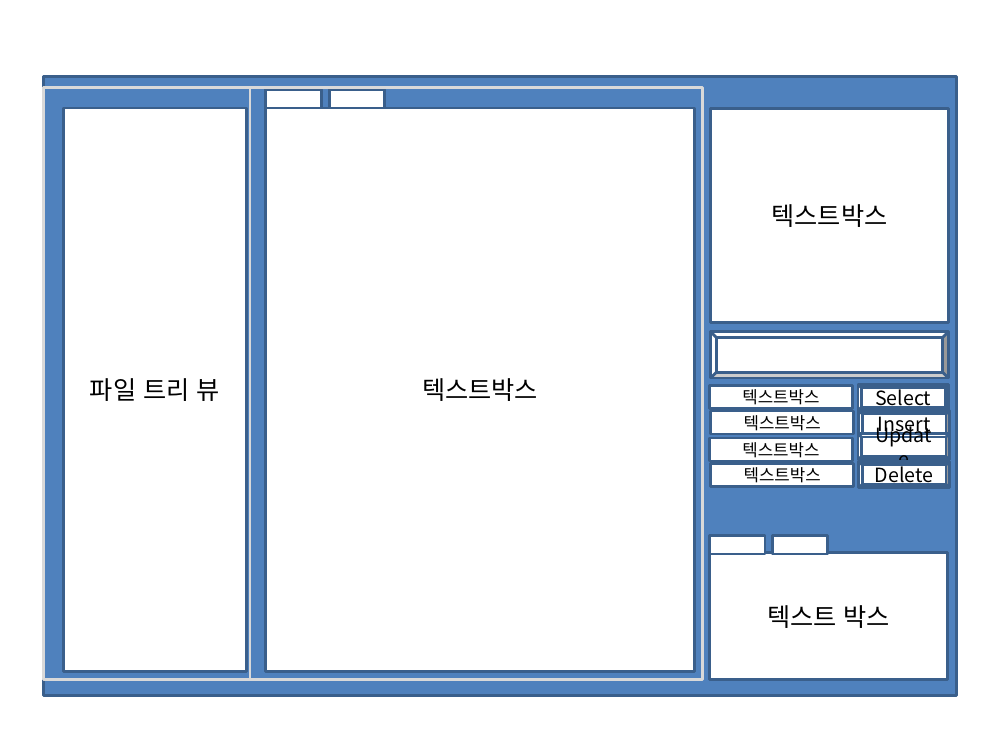
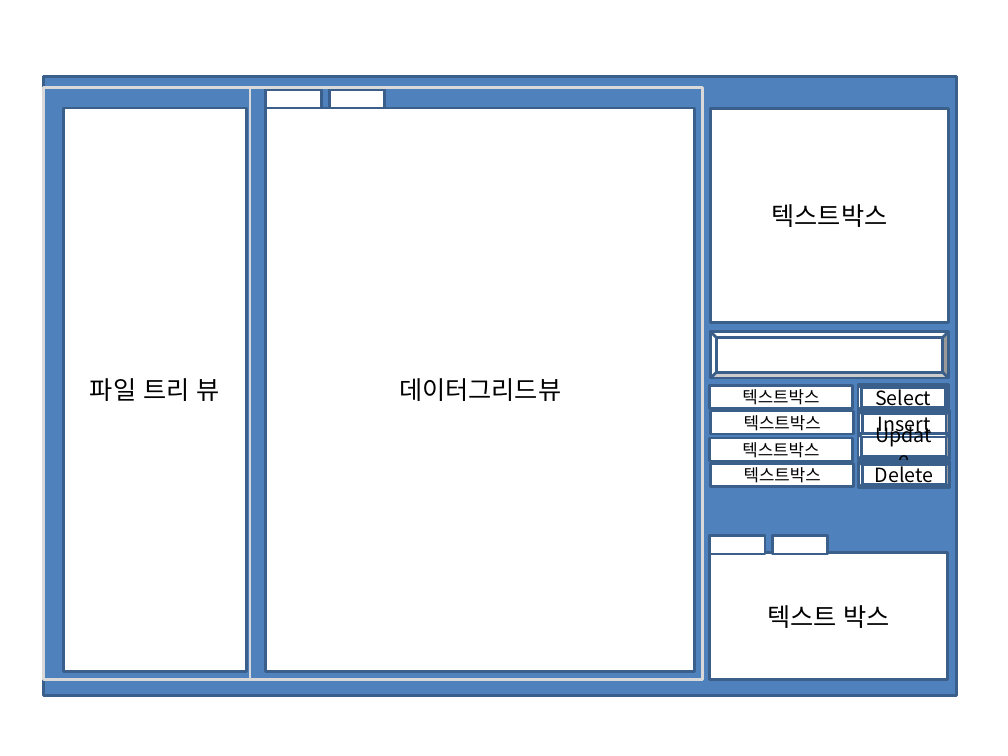
Before and after one commit to sjin9696/SqlDatabaseProject, a slide deck: slide 1 of SQLDBProject_B_화면구성.pptx. Drawn at 1008x756 pixels with LibreOffice and Linux fonts; fonts in the diff are those of the drawing. Boxes give left, top, right and bottom in pixels: in the first picture for what was removed or moved away, otherwise in the second. Text is boxed around its words. In the diff, an @@ line names an element or a change of style, - is before the commit and + after.

```diff
--- a/SQLDBProject_B_화면구성.pptx
+++ b/SQLDBProject_B_화면구성.pptx
@@ text in rectangle at (399, 378, 561, 401): text changed @@
-텍스트박스
+데이터그리드뷰
```
Also in this commit, not shown: 1 slide added, 2 other files.
